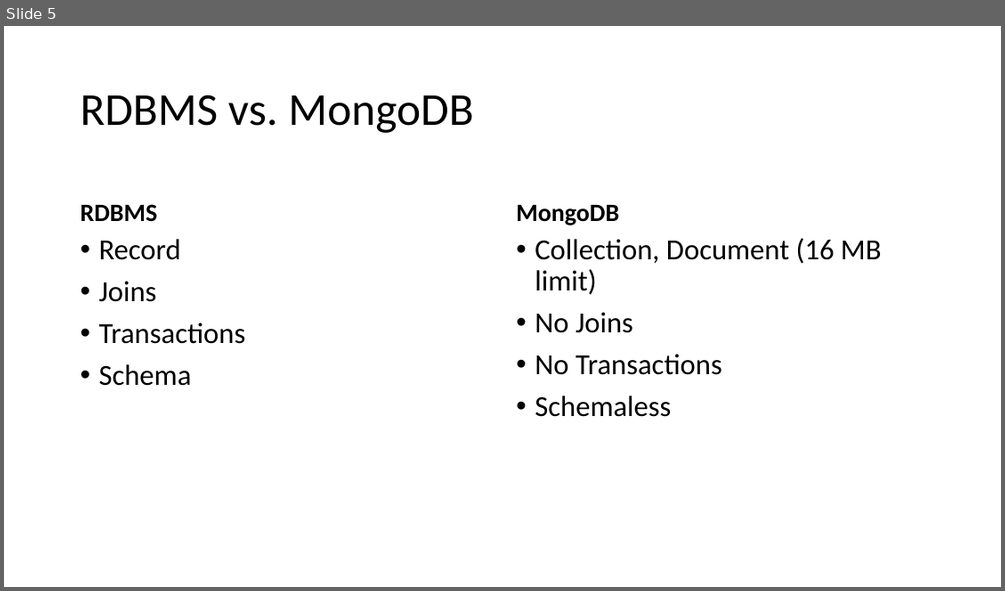
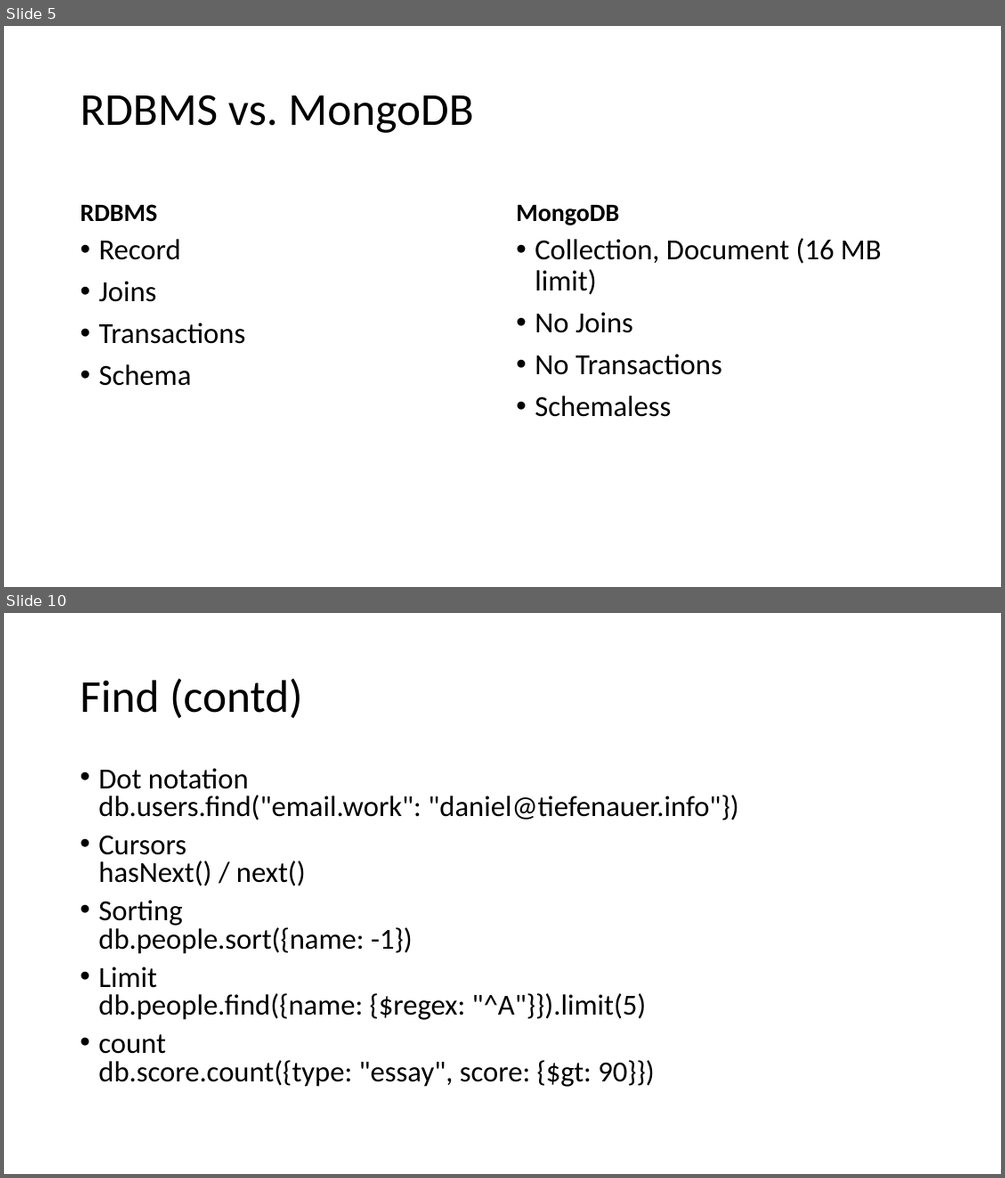
Before and after one commit to tiefenauer/m101j, a slide deck: m101j.pptx. Shown one above the other, each under a label of ours: slide 5 before the commit, slides 5 and 10 after it; the slides between them are not shown. The pictures are 1005x591 and 1005x1178 pixels, drawn with LibreOffice and Linux fonts; fonts in the diff are those of the drawing. Boxes give left, top, right and bottom in pixels: in the first picture for what was removed or moved away, otherwise in the second. Text is boxed around its words. In the diff, an @@ line names an element or a change of style, - is before the commit and + after.

```diff
--- a/m101j.pptx
+++ b/m101j.pptx
@@ slide 10 added at box(4, 613, 1001, 1174), background #FFFFFF @@
@@ title added at box(80, 678, 303, 718), 44 pt, text #000000 @@
+Find (contd)
@@ text added at box(98, 768, 738, 1086), 28 pt, text #000000 @@
+• Dot notation
+  db.users.find("email.work": "daniel@tiefenauer.info"})
+• Cursors
+  hasNext() / next()
+• Sorting
+  db.people.sort({name: -1})
+• Limit
+  db.people.find({name: {$regex: "^A"}}).limit(5)
+• count
+  db.score.count({type: "essay", score: {$gt: 90}})
```
Also in this commit, not shown: 17 other slides added.
